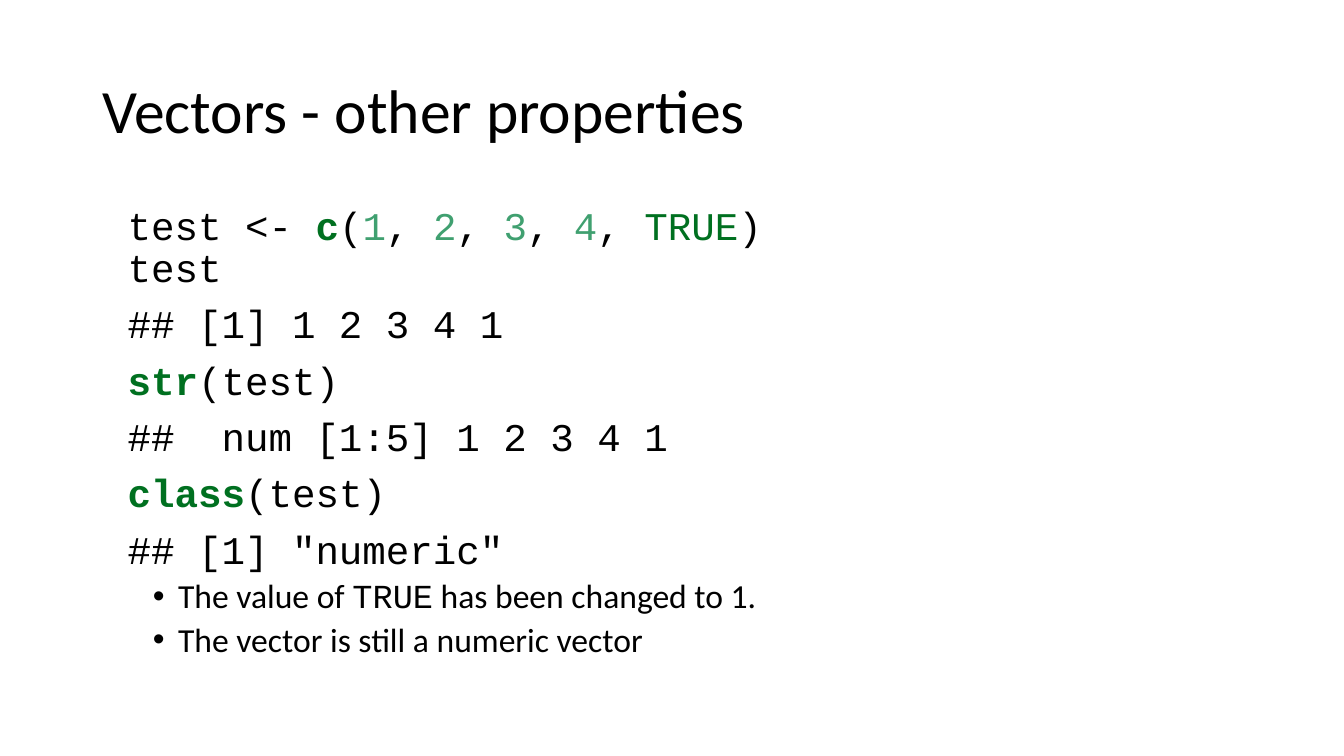
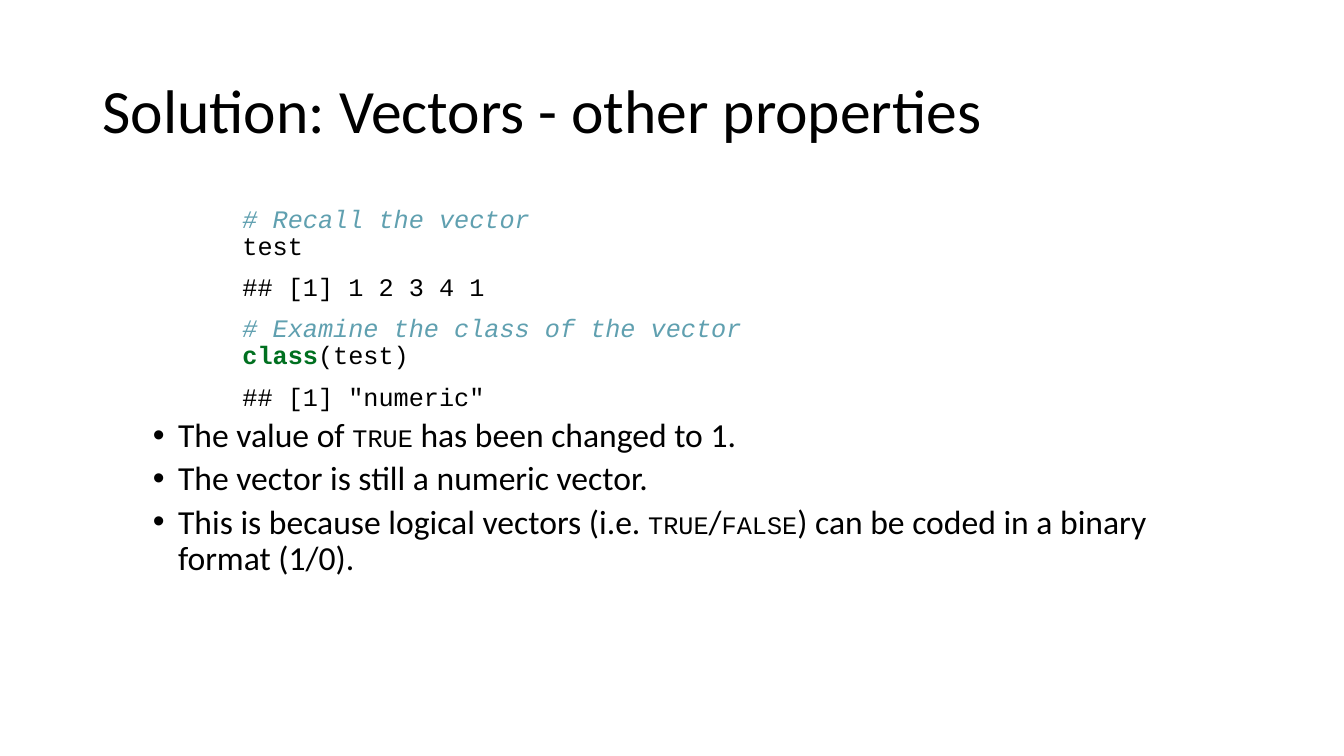
Before and after one commit to ClinicianCoders/ClinicianCoders, a slide deck: slide 29 of Workshops/Workshop1.pptx (slide 35 before the commit). Drawn at 1344x756 pixels with LibreOffice and Linux fonts; fonts in the diff are those of the drawing. Boxes give left, top, right and bottom in pixels: in the first picture for what was removed or moved away, otherwise in the second. Text is boxed around its words. In the diff, an @@ line names an element or a change of style, - is before the commit and + after.

```diff
--- a/Workshops/Workshop1.pptx
+++ b/Workshops/Workshop1.pptx
@@ title at [102, 90, 982, 143]: text changed @@
-Vectors - other properties
+Solution: Vectors - other properties
@@ text at [242, 210, 530, 256]: text changed; size 28 to 18 pt; text colour #000000 to #60A0B0; italic on @@
-test <- c(1, 2, 3, 4, TRUE)
-test
+# Recall the vector
+test
@@ text at [178, 278, 736, 453]: size 28 to 18 pt in "## [1] 1 2 3 4 1", "## [1] "numeric""; size 24 to 18 pt in "TRUE"; indent changed @@
@@ text at [242, 319, 742, 370]: text changed; size 28 to 18 pt; text colour #000000 to #60A0B0; italic on @@
-str(test)
-## num [1:5] 1 2 3 4 1
-class(test)
+# Examine the class of the vector
+class(test)
@@ text at [178, 466, 1146, 575]: text changed @@
-  • The vector is still a numeric vector
+  • The vector is still a numeric vector.
+  • This is because logical vectors (i.e. TRUE/FALSE) can be coded in a binary format (1/0).
```
Also in this commit, not shown: 29 other slides changed, 7 other files.
